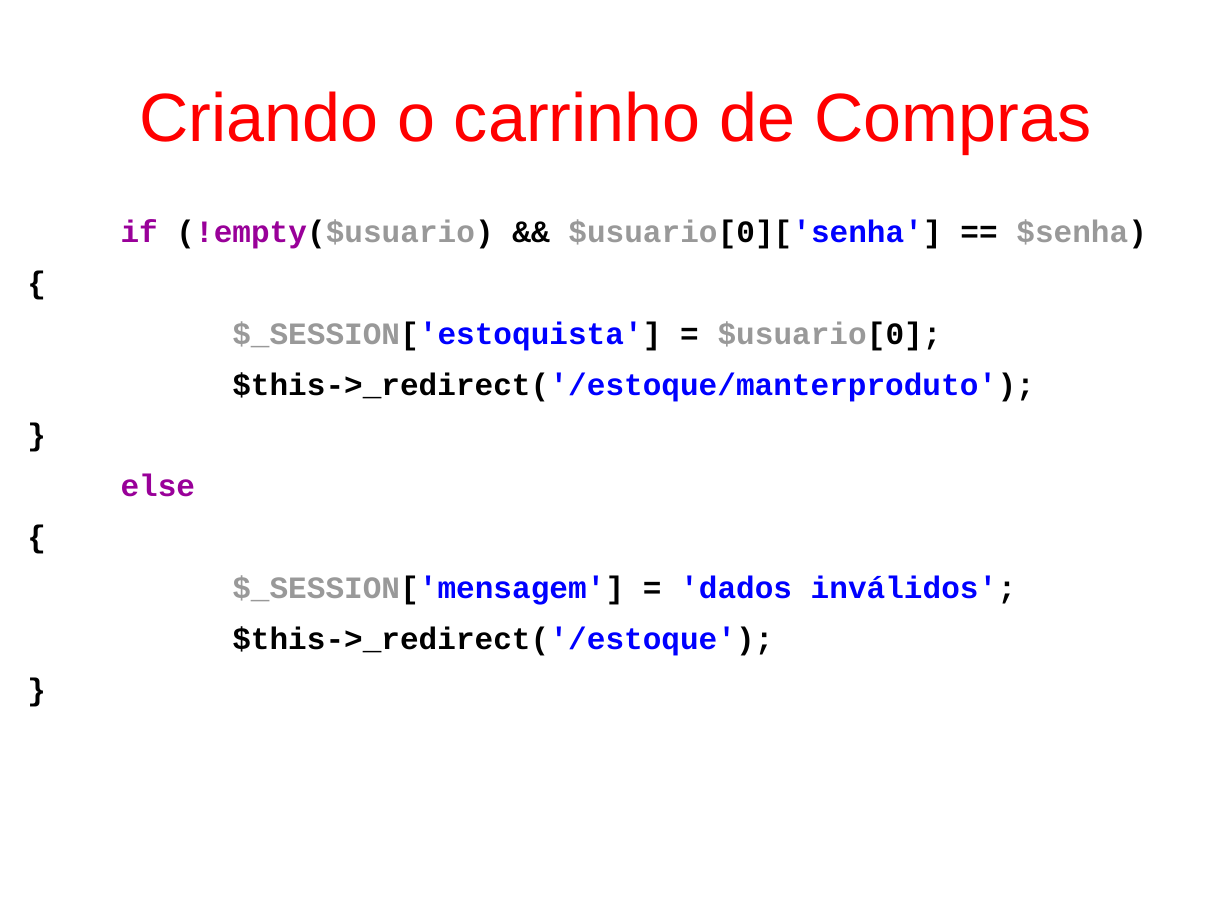
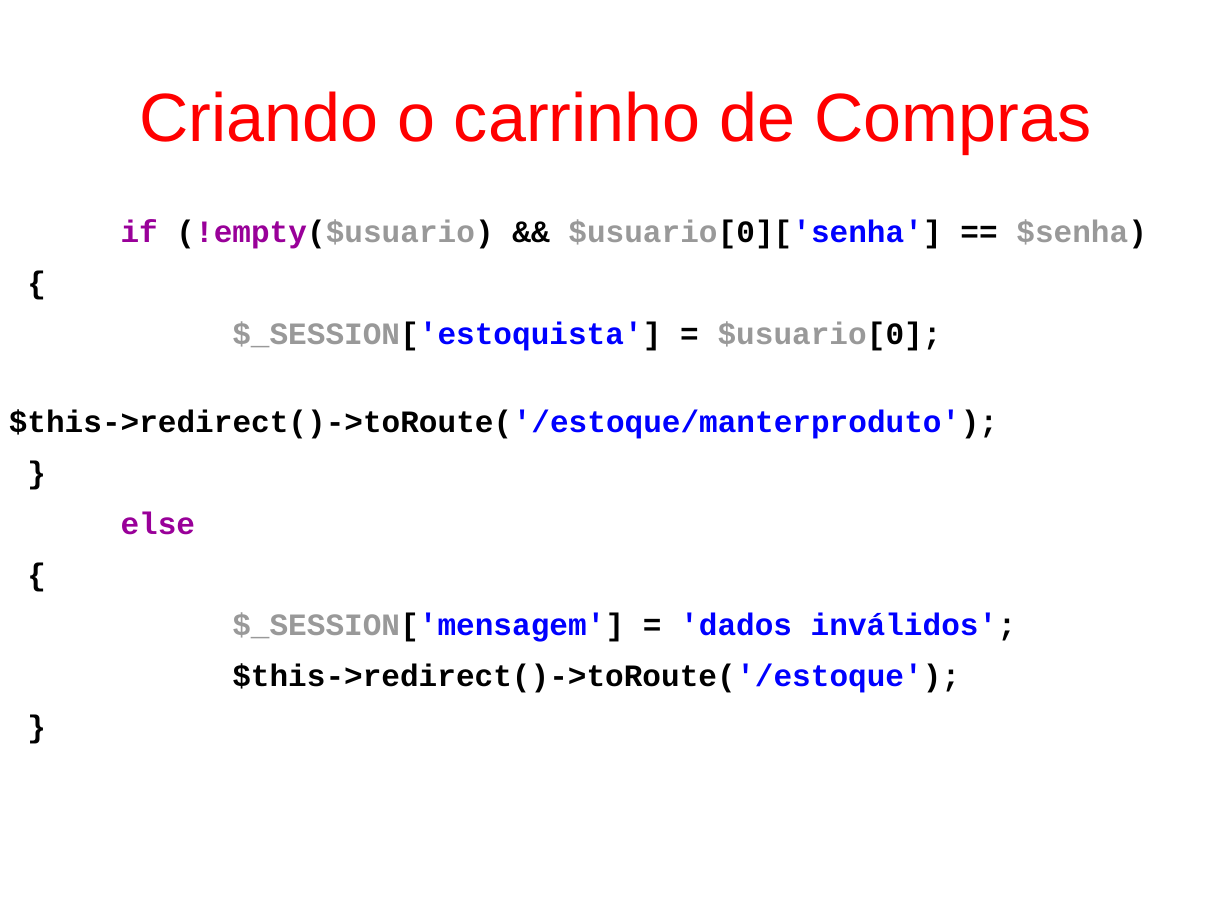
Before and after one commit to fgsl/lojasacme, a slide deck: slide 138 of docs/tutorial.odp. Drawn at 1232x924 pixels with LibreOffice and Linux fonts; fonts in the diff are those of the drawing. Boxes give left, top, right and bottom in pixels: in the first picture for what was removed or moved away, otherwise in the second. Text is boxed around its words. In the diff, an @@ line names an element or a change of style, - is before the commit and + after.

Commit message:
Implementar a funcionalidade de remoção de itens do carrinho de compras #54

```diff
--- a/docs/tutorial.odp
+++ b/docs/tutorial.odp
@@ text at <box>121,219,1147,642</box>: alignment left to justified @@
@@ text at <box>9,409,998,439</box>: text changed; text colour #0000FF to #000000 @@
-$this->_redirect('/estoque/manterproduto');
+$this->redirect()->toRoute('/estoque/manterproduto');
@@ text at <box>232,664,960,693</box>: text changed @@
-$this->_redirect('/estoque');
+$this->redirect()->toRoute('/estoque');
```
Also in this commit, not shown: 113 other slides changed, 2 other files.
